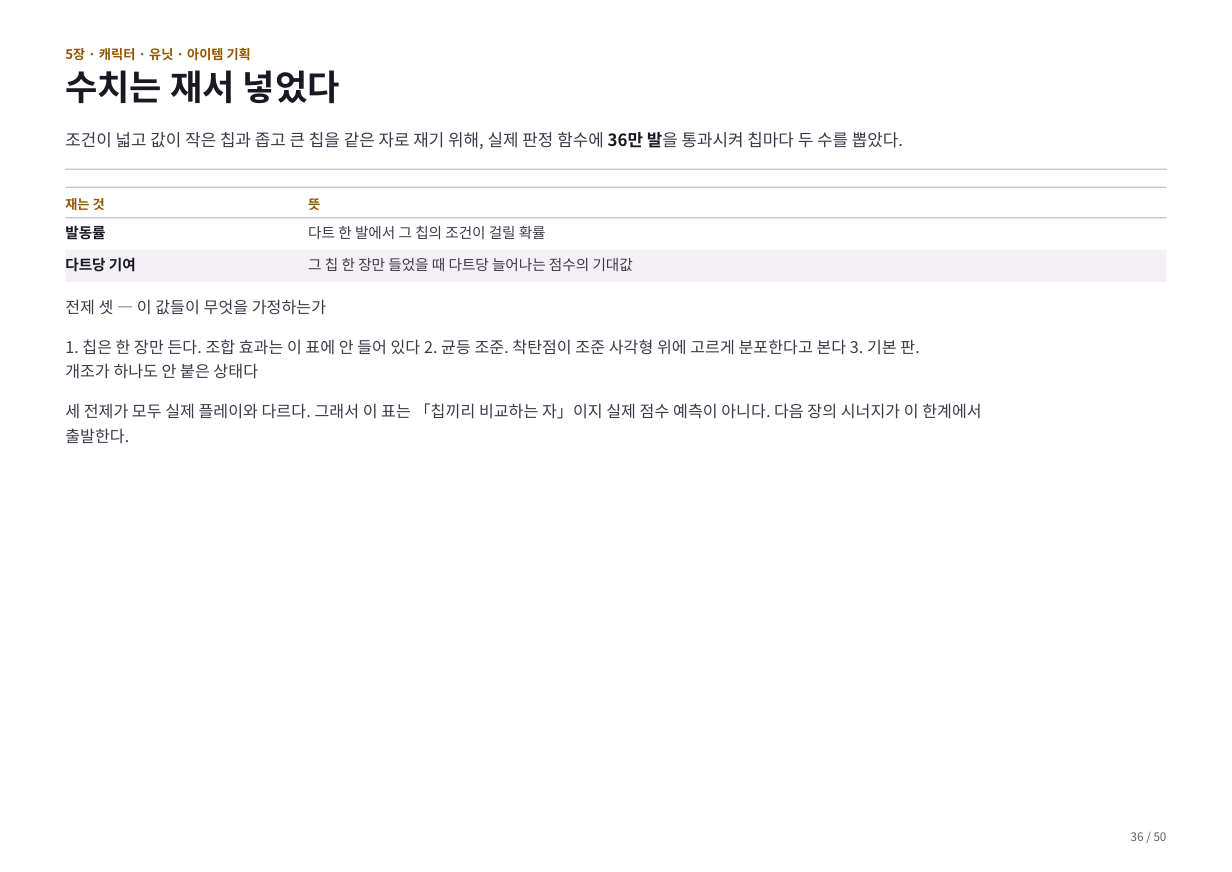
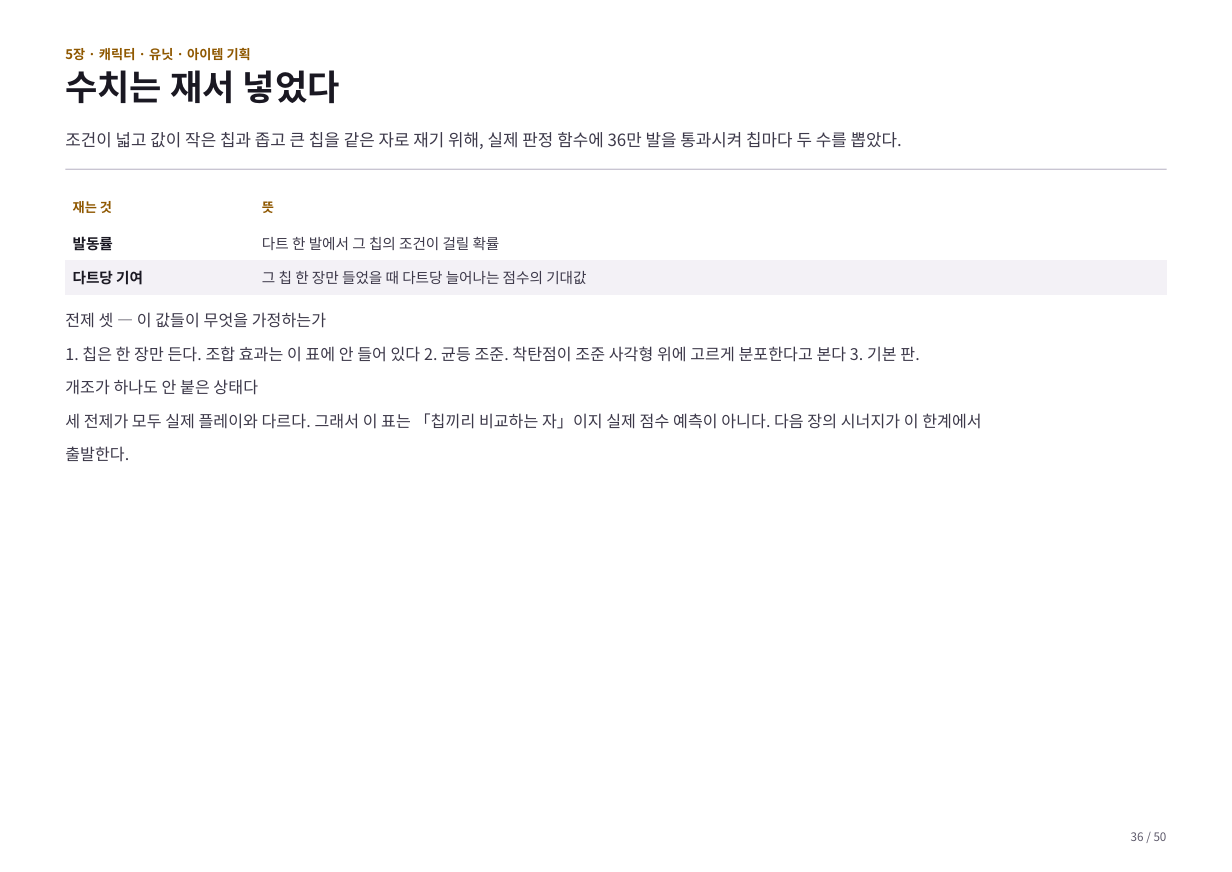
Before and after one commit to GGbong69/test-03, a slide deck: slide 36 of docs/기획서.pptx. Drawn at 1232x872 pixels with LibreOffice and Linux fonts; fonts in the diff are those of the drawing. Boxes give left, top, right and bottom in pixels: in the first picture for what was removed or moved away, otherwise in the second. Text is boxed around its words. In the diff, an @@ line names an element or a change of style, - is before the commit and + after.

```diff
--- a/docs/기획서.pptx
+++ b/docs/기획서.pptx
@@ text "조건이 넓고 값이 작은 칩과 ..." at [65,132,902,149]: text colour #1A1822 to #3D394A, bold off in "36만 발을" @@
@@ rectangle removed at [65,187,1167,188] @@
@@ text removed at [65,198,105,210] @@
-재는 것
@@ table added at [65,192,1167,294], 3 rows, 2 columns @@
+재는 것 | 뜻
+발동률 | 다트 한 발에서 그 칩의 조건이 걸릴 확률
+다트당 기여 | 그 칩 한 장만 들었을 때 다트당 늘어나는 점수의 기대값
@@ text removed at [308,198,320,210] @@
-뜻
@@ rectangle removed at [65,217,1167,218] @@
@@ text removed at [65,223,105,242] @@
-발동률
@@ text removed at [308,225,546,239] @@
-다트 한 발에서 그 칩의 조건이 걸릴 확률
@@ rectangle removed at [65,250,1167,281] @@
@@ text removed at [65,257,136,272] @@
-다트당 기여
@@ text removed at [308,258,633,271] @@
-그 칩 한 장만 들었을 때 다트당 늘어나는 점수의 기대값
@@ text removed at [65,299,326,315] @@
-전제 셋 — 이 값들이 무엇을 가정하는가
@@ text at [65,312,326,328]: paragraph added @@
+전제 셋 — 이 값들이 무엇을 가정하는가
@@ text "전제 셋 — 이 값들이 ...": place and size @@
-text "전제 셋 — 이 값들이 ..." at [65,339,919,379]
+text "전제 셋 — 이 값들이 ..." at [65,312,981,462]
@@ text at [65,346,919,395]: more space between paragraphs @@
@@ text at [65,413,981,462]: paragraphs added @@
+세 전제가 모두 실제 플레이와 다르다. 그래서 이 표는 「칩끼리 비교하는 자」이지 실제 점수 예측이 아니다. 다음 장의 시너지가 이 한계에서
+출발한다.
@@ text removed at [65,403,981,419] @@
-세 전제가 모두 실제 플레이와 다르다. 그래서 이 표는 「칩끼리 비교하는 자」이지 실제 점수 예측이 아니다. 다음 장의 시너지가 이 한계에서
-출발한다.
```
Also in this commit, not shown: 49 other slides changed, 1 other file.
